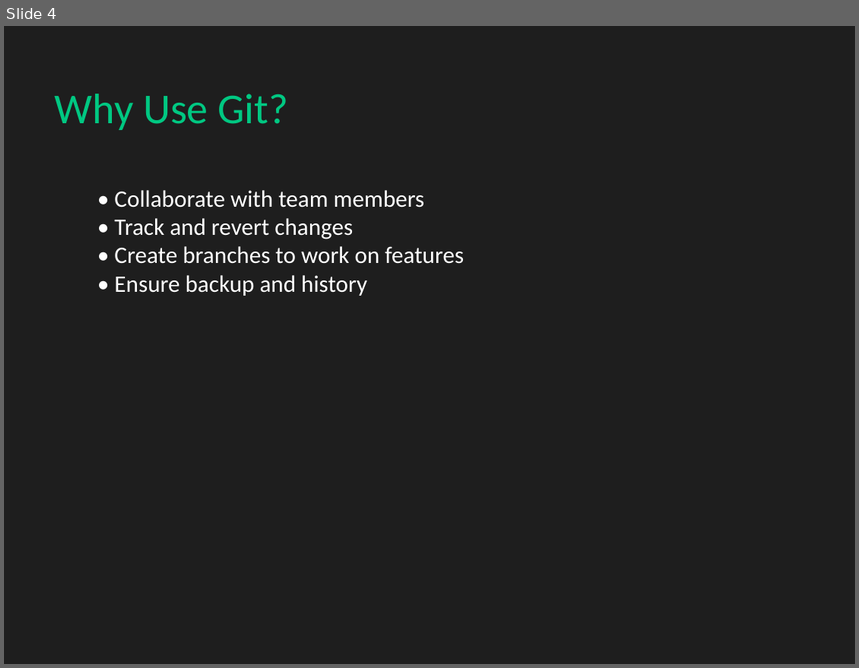
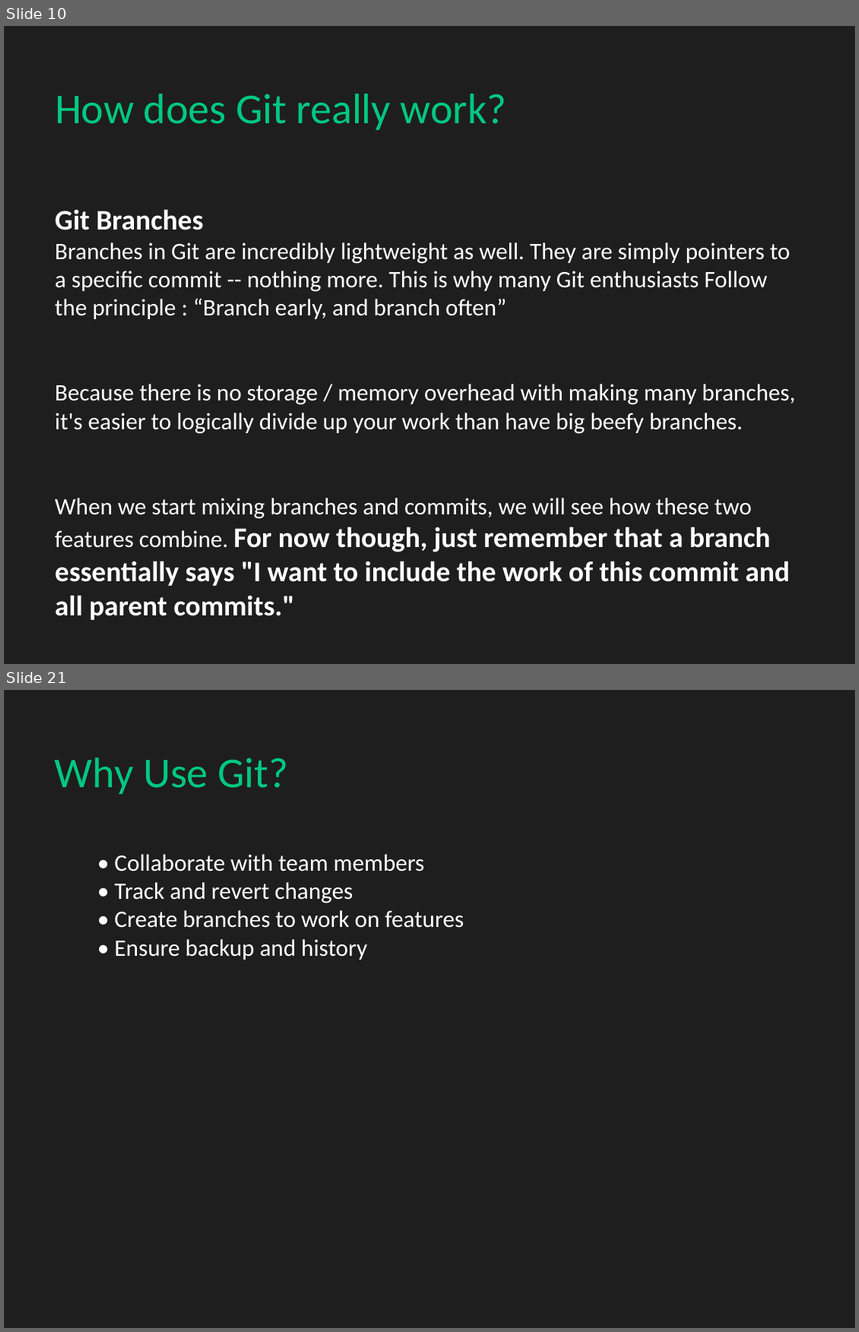
Before and after one commit to OmarMoamarFostok/git-presentation, a slide deck: Git_Presentation.pptx. Shown one above the other, each under a label of ours: slide 4 before the commit, slides 10 and 21 after it; the slides between them are not shown. The pictures are 859x668 and 859x1332 pixels, drawn with LibreOffice and Linux fonts; fonts in the diff are those of the drawing. Boxes give left, top, right and bottom in pixels: in the first picture for what was removed or moved away, otherwise in the second. Text is boxed around its words. In the diff, an @@ line names an element or a change of style, - is before the commit and + after.

```diff
--- a/Git_Presentation.pptx
+++ b/Git_Presentation.pptx
@@ slide 10 added at <box>4,26,855,664</box>, background #1E1E1E @@
@@ text added at <box>55,94,507,130</box>, 36 pt, text #00C882 @@
+How does Git really work?
@@ text added at <box>55,209,796,620</box>, 20 pt, text #FFFFFF @@
+Git Branches
+Branches in Git are incredibly lightweight as well. They are simply pointers to a specific commit -- nothing more. This is why many Git enthusiasts Follow the principle : “Branch early, and branch often”
+Because there is no storage / memory overhead with making many branches, it's easier to logically divide up your work than have big beefy branches.
+When we start mixing branches and commits, we will see how these two features combine. For now though, just remember that a branch essentially says "I want to include the work of this commit and all parent commits."
@@ what was slide 4 is now slide 21 @@
```
Also in this commit, not shown: 3 slides changed, 17 other slides added, 1 slide removed.
